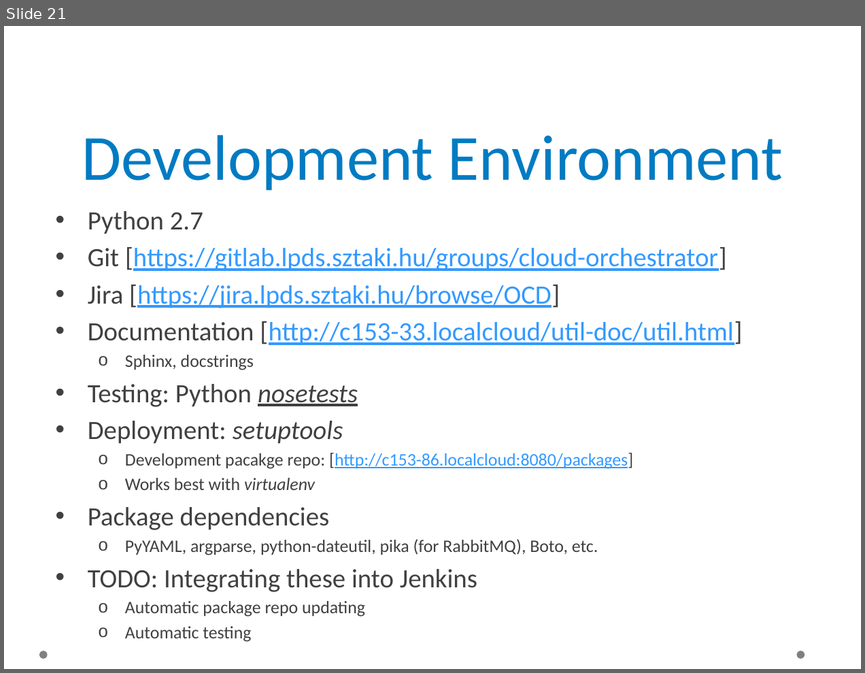
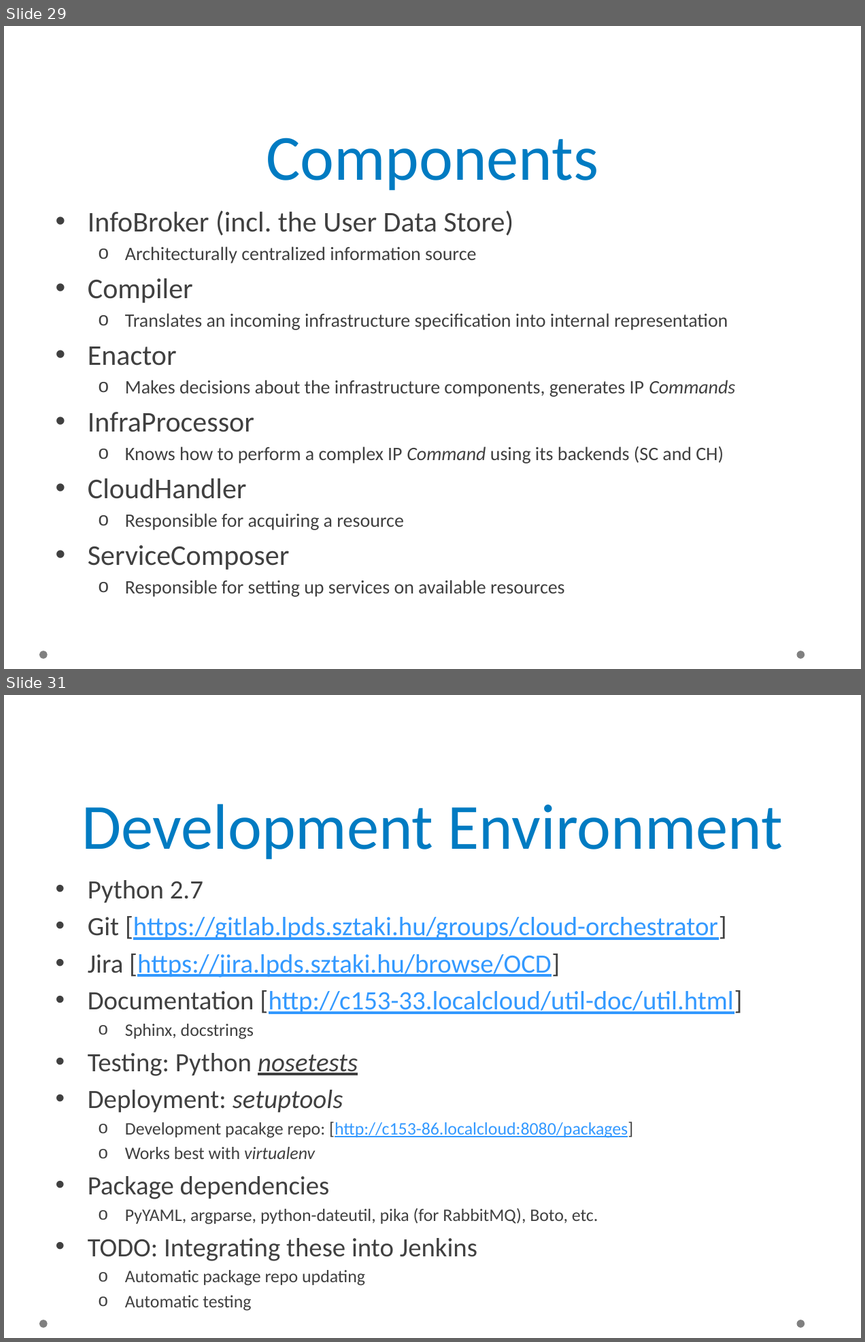
Before and after one commit to occopus/docs, a slide deck: sztaki-occo-report.pptx. Shown one above the other, each under a label of ours: slide 21 before the commit, slides 29 and 31 after it; the slides between them are not shown. The pictures are 865x673 and 865x1342 pixels, drawn with LibreOffice and Linux fonts; fonts in the diff are those of the drawing; background and template pictures are left out. Boxes give left, top, right and bottom in pixels: in the first picture for what was removed or moved away, otherwise in the second. Text is boxed around its words. In the diff, an @@ line names an element or a change of style, - is before the commit and + after.

```diff
--- a/sztaki-occo-report.pptx
+++ b/sztaki-occo-report.pptx
@@ slide 29 added at (x1=4, y1=26, x2=861, y2=669), background picture (left out); not listed: 2 template elements that a slide beside it also shows @@
@@ title added at (x1=266, y1=138, x2=598, y2=191), 54 pt, text #007BC2 @@
+Components
@@ text added at (x1=88, y1=210, x2=735, y2=597), 16 pt, text #404040 @@
+• InfoBroker (incl. the User Data Store)
+  o Architecturally centralized information source
+• Compiler
+  o Translates an incoming infrastructure specification into internal representation
+• Enactor
+  o Makes decisions about the infrastructure components, generates IP Commands
+• InfraProcessor
+  o Knows how to perform a complex IP Command using its backends (SC and CH)
+• CloudHandler
+  o Responsible for acquiring a resource
+• ServiceComposer
+  o Responsible for setting up services on available resources
@@ what was slide 21 is now slide 31 @@
```
Also in this commit, not shown: 8 slides changed, 9 other slides added.
